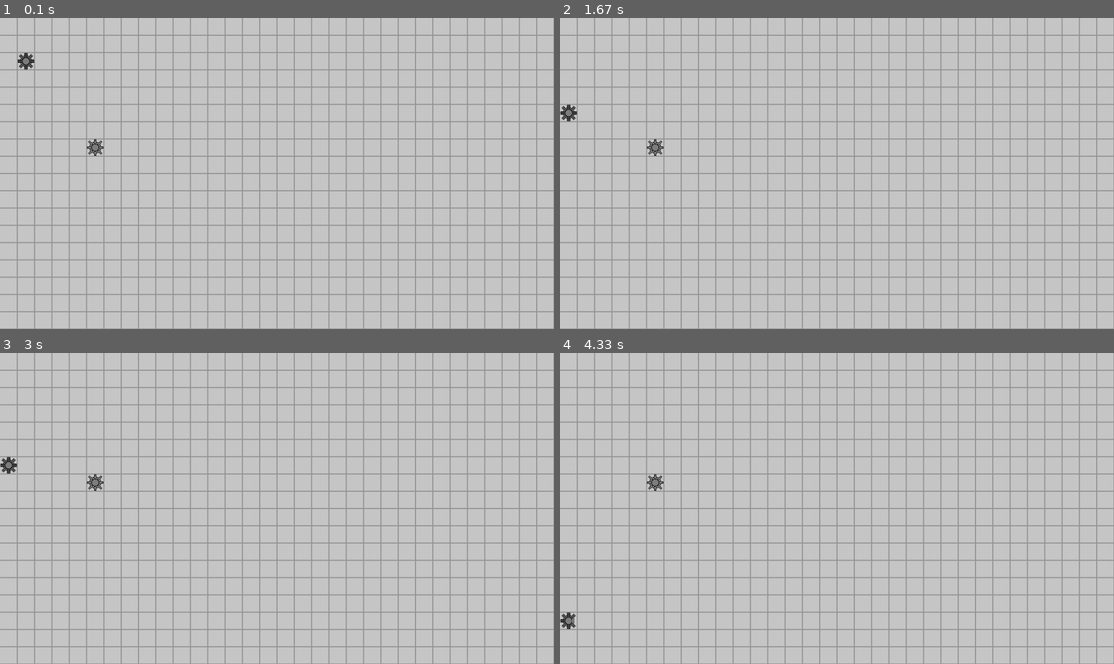
Above: before the commit, frames 1-4 (two rows, left to right).
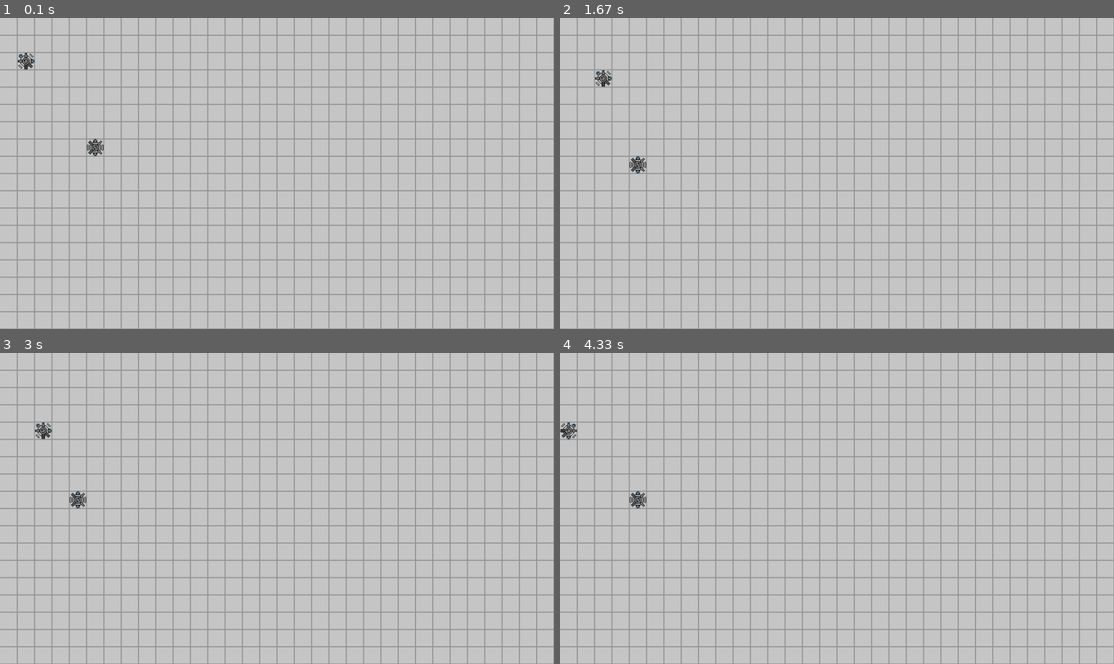
Above: after the commit, the same moments.

Repository: beppep/Octgame
Game: pygame game, started from octogame.py
Two runs of this game, one before a commit and one after it. Both use one fixed random seed, a clock stepped at 60 frames per second and the inputs below.
Inputs:
- Up to frame 1 (0.1 s): no input
- Up to frame 2 (1.67 s): tap C at 0.33 s; tap Z at 0.67 s
- Up to frame 3 (3 s): tap X at 2 s
- Up to frame 4 (4.33 s): hold S 3.4-3.87 s; hold A 3.9-4.3 s; tap X at 3.97, 4.27 s; tap C at 4.05 s

The runs differ from the first frame. In frame 1, 0.1% of the frame differs, in the area x 3-19%, y 11-45%; in frame 2, 0.4%, in the area x 0-19%, y 16-50%; in frame 3, 0.4%; in frame 4, 0.4%.

Commit message:
tiles i 2 mappar fixat
yolo

Diff:
--- a/octogame.py
+++ b/octogame.py
@@ -6,19 +6,15 @@
 controls=[pygame.K_s,pygame.K_w,pygame.K_e,pygame.K_d,pygame.K_c,pygame.K_x,pygame.K_z,pygame.K_a,pygame.K_q]
 
 imageList = []
+coreImageList = []
 
-for i in range(11):
+for i in range(12):
 	name = "Tiles/Octagame1Tiles_" + "0"*(i<10) + str(i) + ".png"
 	imageList.append(pygame.image.load(name))
+for i in range(4):
+	name = "Tiles/Octagame2Tiles_" + str(i) + ".png" #lol nloel dom heter inte 00 01 här
+	coreImageList.append(pygame.image.load(name))
 
-"""
-name = "Tiles/Octagame1Tiles_00.png"
-imageCore = pygame.image.load(name)
-name = "Tiles/Octagame1Tiles_01.png"
-imageWheel = pygame.image.load(name)
-name = "Tiles/Octagame1Tiles_02.png"
-imageWheel2 = pygame.image.load(name)
-"""
 #8 1 2
 #7 0 3
 #6 5 4
@@ -62,6 +58,8 @@
         print("Death")
         #players.pop(players.index(self))
 
+
+    #USE USE USE USE USE USE USE USE USE USE USE USE USE
     def use(self, slot):
         global playerTurn
         global gameDisplay
@@ -113,11 +111,12 @@
                 self.layout = rotateList(self.layout,1)
             if(self.layout[slot] == 2):
                 self.layout = rotateList(self.layout,7)
-
+            if(self.layout[slot] == 3):
+                self.layout = rotateList(self.layout,4)
 
         #END TURN
 
-        #time.sleep(2)
+        #time.sleep(1) #updatera screeen innan sleep
         playerTurn=1-playerTurn
 
 def rotateList(l,iterations):
@@ -131,8 +130,8 @@
 
 
 
-player1=Player(5,7,[3,3,3,3,3,3,3,3,3])
-player2=Player(1,2,[1,1,1,1,1,1,1,1,1])
+player1=Player(5,7,[3,4,3,2,3,4,1,2,1])
+player2=Player(1,2,[2,3,2,4,1,1,2,3,4])
 
 
 global gameDisplay
@@ -161,15 +160,16 @@
     	if(i<19):
     		pygame.draw.line(gameDisplay,(g_color,g_color,g_color),[0,i*32-1],[32*32,32*i-1],2)
 
+
+    #PLAYERS
     for player in players:
 
 
-        gameDisplay.blit(imageList[0],(player.x*32, player.y*32))
+        gameDisplay.blit(imageList[0],(player.x*32, player.y*32)) #octagon
 
 
         for n in range(len(player.layout)):
             if(n!=0):
-
                 if(n%2==1 and player.layout[n]>0):
                     imageTemp = pygame.transform.rotate(imageList[player.layout[n]*2-1], -45*(n-1))
                     gameDisplay.blit(imageTemp,(player.x*32, player.y*32))
@@ -178,7 +178,8 @@
                     imageTemp = pygame.transform.rotate(imageList[player.layout[n]*2], -45*(n))
                     gameDisplay.blit(imageTemp,(player.x*32, player.y*32))
 
-
+            else:
+                gameDisplay.blit(coreImageList[player.layout[0]],(player.x*32, player.y*32))
 
 
 
Binary file changed: Tiles/Octagame1Tiles_09.png
Binary file changed: Tiles/Octagame1Tiles_10.png
Binary file changed: Tiles/Octagame1Tiles_11.png
Binary file changed: Tiles/Octagame1Tiles_12.png
Binary file removed: Tiles/Octagame1Tiles_13.png
Binary file removed: Tiles/Octagame1Tiles_14.png
Binary file added: Tiles/Octagame2Tiles_0.png
Binary file added: Tiles/Octagame2Tiles_1.png
Binary file added: Tiles/Octagame2Tiles_2.png
Renamed: Tiles/Octagame1Tiles_15.png -> Tiles/Octagame2Tiles_3.png
Renamed: Tiles/Octagame1Tiles_16.png -> Tiles/Octagame2Tiles_4.png
Binary file added: Tiles/Octagame2Tiles_5.png
(and 3 more such lines)
